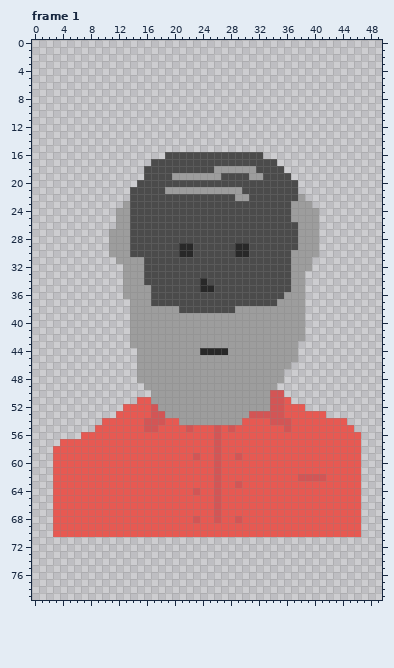
Edited in one commit: pixel-art file (sprite/aseprite/MaleFaceComponents.aseprite). The picture above is the old version.
50x80 pixels, 5 frames. Shown: frame 1. The commit also changed other frames, which this record leaves out.
The result:
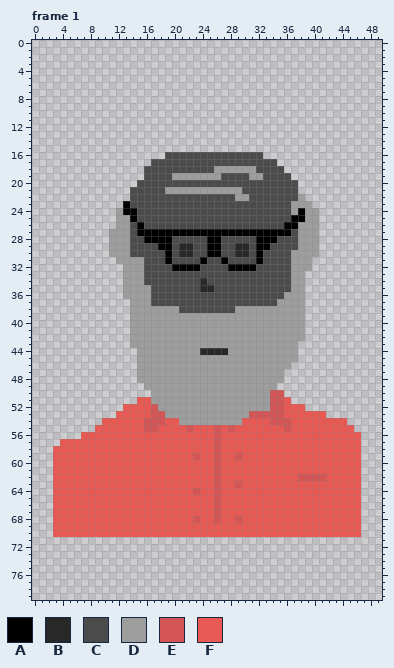
Palette (. is transparent): A #000000  B #282828  C #4b4b4b  D #9d9d9d  E #d35555  F #e75952
The edit:
layer "Glasses" now shown
--- frame 1, layer "Glasses"
@@ x 11..40 @@
 22 ...CCCCCCCCCCCCCCCDDCCCCCCCD..
-23 ..DCCCCCCCCCCCCCCCCCCCCCCCDDD.
-24 .DDCCCCCCCCCCCCCCCCCCCCCCCDDDD
-25 .DDCCCCCCCCCCCCCCCCCCCCCCCDDDD
-26 .DDCCCCCCCCCCCCCCCCCCCCCCCCDDD
-27 DDDCCCCCCCCCCCCCCCCCCCCCCCCDDD
-28 DDDCCCCCCCCCCCCCCCCCCCCCCCCDDD
-29 DDDCCCCCCCBBCCCCCCBBCCCCCCCDDD
-30 DDDCCCCCCCBBCCCCCCBBCCCCCCDDDD
-31 .DDDDCCCCCCCCCCCCCCCCCCCCCDDD.
-32 ..DDDCCCCCCCCCCCCCCCCCCCCCDDD.
+23 ..ACCCCCCCCCCCCCCCCCCCCCCCDDD.
+24 .DAACCCCCCCCCCCCCCCCCCCCCCDADD
+25 .DDACCCCCCCCCCCCCCCCCCCCCCAADD
+26 .DDCACCCCCCCCCCCCCCCCCCCCAADDD
+27 DDDCAAAAAAAAAAAAAAAAAAAAAACDDD
+28 DDDCCAAAACCCCCAACCCCCAAACCCDDD
+29 DDDCCCCAACBBCCAACCBBCAACCCCDDD
+30 DDDCCCCCACBBCCAACCBBCACCCCDDDD
+31 .DDDDCCCACCCCACCACCCCACCCCDDD.
+32 ..DDDCCCCAAAACCCCAAAACCCCCDDD.
 33 ..DDDCCCCCCCCCCCCCCCCCCCCCDD..
